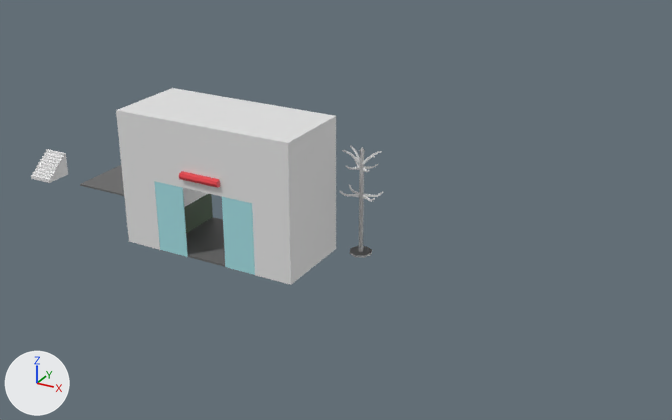
Before and after pictures for a commit that changed the Blender file Assets/3D/Modelados/Assets modulares/Assets hospital_1.blend.
The view is the same before and after, from a 50 mm lens placed at (136.6, -182.8, 101.1), pointed at (35.0, 2.0, 8.7). The axes (+X, +Y, +Z) are drawn at lower left. The lights are the same throughout. The first picture is the older version.

Objects in the first picture: 'Cube', 'Cylinder', 'Escalera', 'Pared_1.002', 'Suelo_1', 'Suelo_1.001', 'pUERTA CRISTAL', 'pUERTA CRISTAL.001' and 1 more.
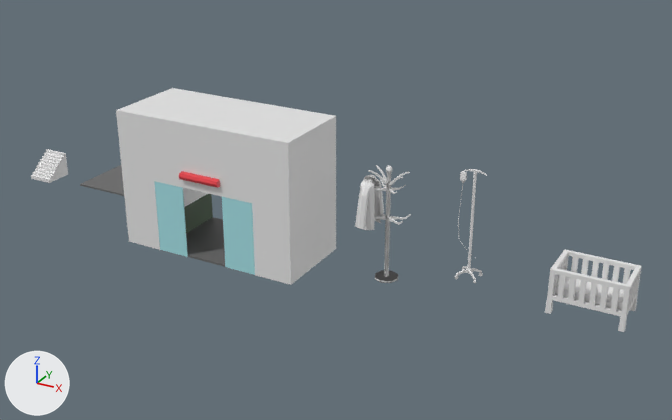
Not visible in the pictures: 'Percha'.

What the commit changed:
Mesh me_cube_007 is new.
It has 306 vertices, 271 faces and spans x -0.6..16.4, y -0.6..10.5, z -0.6..10.0.
Mesh me_cylinder_005 is new.
It has 290 vertices, 262 faces and spans x -10.0..7.7, y -7.0..6.9, z -32.2..44.5.
Mesh me_cube_004 is new.
It has 140 vertices, 135 faces and spans x -9.0..9.0, y -0.3..0.3, z 0.0..11.1.
Mesh me_cylinder_003 is new.
It has 82 vertices, 60 faces and spans x -5.53..5.53, y -2.27..3.26, z -7.49..4.18.
Mesh me_cylinder_001_1 is new.
It has 421 vertices, 464 faces and spans x -1.6..1.6, y -1.0..1.0, z -1.0..112.9.
Object 'Cylinder' (ob_cylinder) is deleted.
Object 'Cuna' (ob_cuna) is new; it shows me_cube_007.
Its location is (91.7, -4.9, -0.4).
Object 'Gotero' (ob_gotero) is new; it shows me_cylinder_005.
Its location is (71.1, 0.0, 11.2).
Its scale is (0.349, 0.349, 0.349).
Object 'Percha' (ob_percha) is new; it shows me_cube_004.
Its location is (50.8, -10.3, 22.7).
Its rotation in degrees is (0, 0, 104).
Its scale is (0.313, 0.313, 0.313).
Object 'Bata' (ob_bata) is new; it shows me_cylinder_003.
Its location is (50.3, -10.4, 20.4).
Its rotation in degrees is (0, 0, 89).
Object 'Perchero' (ob_perchero) is new; it shows me_cylinder_001_1.
Its location is (54.3, -8.8, 0.0).
Its scale is (2.85, 2.85, 0.245).

Changed parts and their boxes [x1, y1, x2, y2] in the pictures (672 x 420 px):
'Cuna', added
    after: [545, 249, 642, 332]
'Bata', added
    after: [355, 175, 384, 230]
'Perchero', added
    after: [369, 165, 411, 283]
'Cylinder', deleted
    before: [340, 146, 383, 258]
'Gotero', added
    after: [455, 169, 487, 283]
